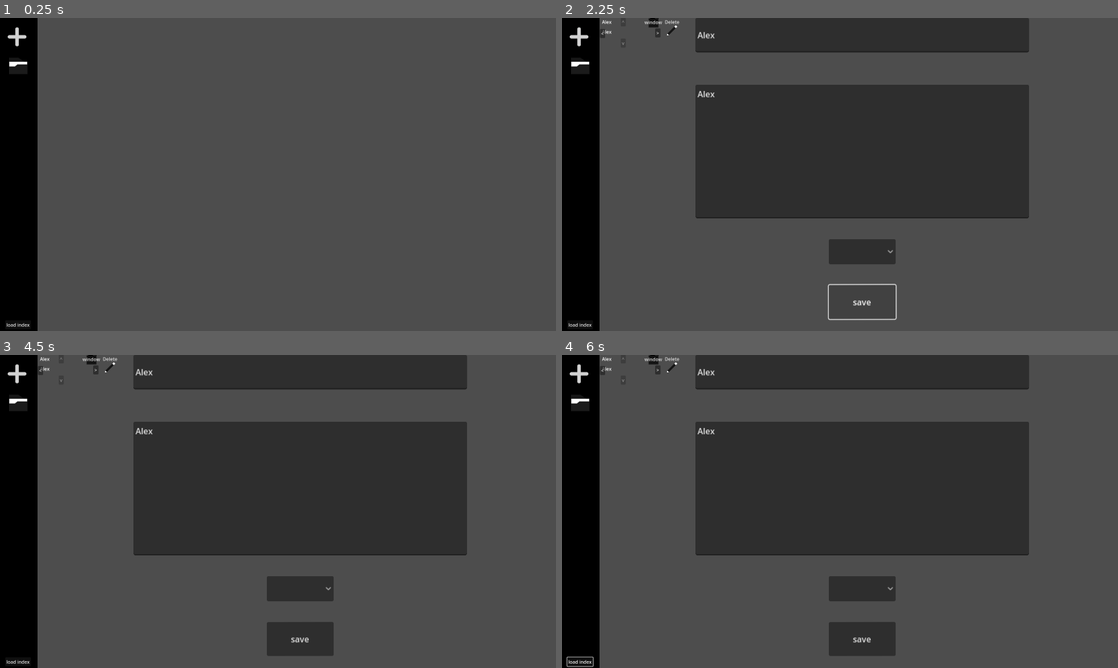
Above: before the commit, frames 1-4 (two rows, left to right).
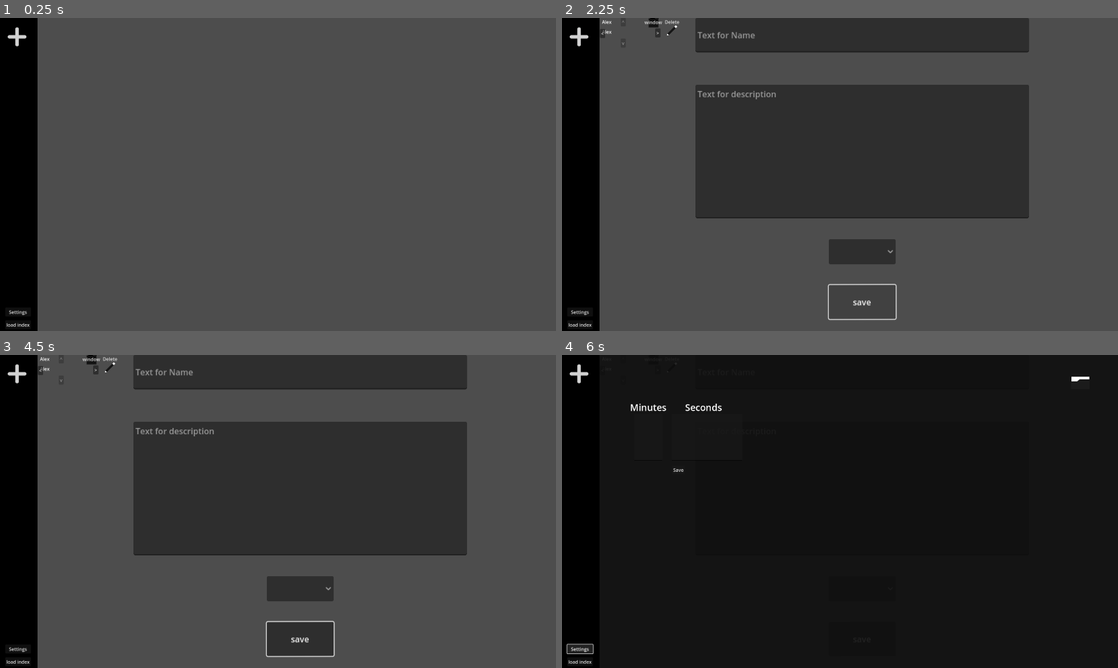
Above: after the commit, the same moments.

Repository: pandapanda135/todo_list
Game: Godot game, scene res://scenes/ui_test.tscn
The game is run twice, just before and just after one commit, with the same random seed, the same clock (stepped at 60 frames per second) and the same inputs.
Inputs (mouse positions are in pixels of both pictures, inside the frame that each line leads up to):
- Up to frame 1 (0.25 s): no input
- Up to frame 2 (2.25 s): click (578, 36) at 0.5 s; click (862, 33) at 1.27 s; type "Alex" at 1.35 s; click (862, 152) at 1.5 s; type "Alex" at 1.58 s; click "save" at 2 s
- Up to frame 3 (4.5 s): click "window" at 2.75 s; click (111, 367) at 3.5 s; click (16, 401) at 4.27 s
- Up to frame 4 (6 s): click "load index" at 5 s; click (578, 649) at 5.75 s, where only the run after the commit has a clickable "Settings"

The runs differ from the first frame. In frame 1, 0.2% of the frame differs, in the area x 1-5%, y 13-96%; in frame 2, 0.4%; in frame 3, 0.6%; in frame 4, 92%, in the area x 0-100%, y 0-100%.

Commit message:
added settings screen and change of save cooldown

Diff:
--- a/scenes/ui_test.tscn
+++ b/scenes/ui_test.tscn
@@ -1,11 +1,14 @@
-[gd_scene load_steps=7 format=3 uid="uid://4ohhu5aryk3p"]
+[gd_scene load_steps=10 format=3 uid="uid://4ohhu5aryk3p"]
 
 [ext_resource type="Texture2D" uid="uid://8nalqu378oa4" path="res://assets/plus.png" id="2_mwutn"]
 [ext_resource type="PackedScene" uid="uid://d1dw4yunexyww" path="res://scenes/Modal.tscn" id="3_a3yvw"]
 [ext_resource type="Script" path="res://scripts/add_note_ui.gd" id="4_70acs"]
 [ext_resource type="Texture2D" uid="uid://r6ym0pf2m5vh" path="res://assets/file.png" id="4_m8enu"]
 [ext_resource type="Script" path="res://scripts/load_index_button.gd" id="4_nbxnp"]
+[ext_resource type="Script" path="res://scripts/settings_button.gd" id="5_hbiq6"]
 [ext_resource type="Script" path="res://scripts/save_location.gd" id="5_tkmw1"]
+[ext_resource type="Script" path="res://scripts/time_input.gd" id="7_cq7uw"]
+[ext_resource type="Script" path="res://scripts/save_time_button.gd" id="7_t3iel"]
 
 [node name="Control" type="Control"]
 layout_mode = 3
@@ -62,21 +65,6 @@
 script = ExtResource("4_70acs")
 metadata/_edit_use_anchors_ = true
 
-[node name="FileLocationButton" type="TextureButton" parent="."]
-top_level = true
-layout_mode = 1
-anchors_preset = -1
-anchor_left = 0.0161458
-anchor_top = 0.12037
-anchor_right = 0.0494792
-anchor_bottom = 0.17963
-grow_horizontal = 0
-grow_vertical = 0
-tooltip_text = "(DEBUG) opens save file location"
-texture_normal = ExtResource("4_m8enu")
-script = ExtResource("5_tkmw1")
-metadata/_edit_use_anchors_ = true
-
 [node name="Button3" type="Button" parent="."]
 top_level = true
 layout_mode = 0
@@ -87,6 +75,90 @@
 text = "load index"
 script = ExtResource("4_nbxnp")
 
+[node name="SettingsButton" type="Button" parent="."]
+top_level = true
+layout_mode = 0
+offset_left = 18.0
+offset_top = 999.0
+offset_right = 107.0
+offset_bottom = 1030.0
+text = "Settings"
+script = ExtResource("5_hbiq6")
+
+[node name="ColorRect" type="ColorRect" parent="SettingsButton"]
+visible = false
+layout_mode = 0
+offset_left = 112.0
+offset_top = -999.0
+offset_right = 2591.0
+offset_bottom = 81.0
+color = Color(0.054902, 0.054902, 0.054902, 0.901961)
+
+[node name="FileLocationButton" type="TextureButton" parent="SettingsButton/ColorRect"]
+top_level = true
+layout_mode = 1
+anchors_preset = -1
+anchor_left = 0.915625
+anchor_top = 0.05
+anchor_right = 0.948958
+anchor_bottom = 0.10926
+grow_horizontal = 0
+grow_vertical = 0
+tooltip_text = "opens save file location"
+texture_normal = ExtResource("4_m8enu")
+script = ExtResource("5_tkmw1")
+metadata/_edit_use_anchors_ = true
+
+[node name="SaveTimeHandler" type="Control" parent="SettingsButton/ColorRect"]
+anchors_preset = 0
+offset_right = 40.0
+offset_bottom = 40.0
+
+[node name="MinutesInput" type="LineEdit" parent="SettingsButton/ColorRect/SaveTimeHandler"]
+layout_mode = 0
+offset_left = 119.0
+offset_top = 203.0
+offset_right = 217.0
+offset_bottom = 365.0
+max_length = 2
+script = ExtResource("7_cq7uw")
+
+[node name="SecondsInput" type="LineEdit" parent="SettingsButton/ColorRect/SaveTimeHandler"]
+layout_mode = 0
+offset_left = 249.0
+offset_top = 203.0
+offset_right = 493.0
+offset_bottom = 365.0
+max_length = 2
+script = ExtResource("7_cq7uw")
+
+[node name="SaveButton" type="Button" parent="SettingsButton/ColorRect/SaveTimeHandler"]
+layout_mode = 0
+offset_left = 250.0
+offset_top = 381.0
+offset_right = 294.0
+offset_bottom = 412.0
+text = "Save"
+script = ExtResource("7_t3iel")
+
+[node name="MinutesLabel" type="Label" parent="SettingsButton/ColorRect/SaveTimeHandler"]
+layout_mode = 0
+offset_left = 105.0
+offset_top = 158.0
+offset_right = 231.0
+offset_bottom = 203.0
+theme_override_font_sizes/font_size = 32
+text = "Minutes"
+
+[node name="SecondsLabel" type="Label" parent="SettingsButton/ColorRect/SaveTimeHandler"]
+layout_mode = 0
+offset_left = 295.0
+offset_top = 158.0
+offset_right = 422.0
+offset_bottom = 203.0
+theme_override_font_sizes/font_size = 32
+text = "Seconds"
+
 [node name="ColorRect" type="ColorRect" parent="."]
 layout_mode = 0
 offset_right = 130.0
--- a/scripts/description_save.gd
+++ b/scripts/description_save.gd
@@ -1,18 +1,7 @@
-extends Node
-
-var saved_text:String= ""
-
-func _ready() -> void:
-	self.text_changed.connect(_on_text_changed)
-
-func _on_text_changed() -> void:
-	if self.text == "":
-		print("empty description")
-	else:
-		saved_text = self.text
+extends text_manager
 
 func save() -> String:
-	var save_String_2:String = saved_text
-	saved_text = ""
+	var save_String_2:String = self.text
+	self.text = ""
 	print(save_String_2)
 	return save_String_2
--- a/scripts/node_script.gd
+++ b/scripts/node_script.gd
@@ -14,7 +14,7 @@
 
 @onready var root:Window = get_tree().get_root()
 var timer_running:bool = false
-@export var index_saving_timer:int = 300 # this will not be a const as maybe allow user to change at runtime
+var index_saving_timer:int = SaveSystem.save_cooldown
 
 func _ready() -> void:
 	var save_edit_button = get_node("ModalController/HFlowContainer/Control/SaveButton")
--- a/scripts/save_system.gd
+++ b/scripts/save_system.gd
@@ -1,9 +1,6 @@
 extends Node
 
 signal load_node_signal
-
-@onready var label_title_node: Label = get_parent().get_node("/root/Control/TitleLabel")
-@onready var label_description_node: Label = get_parent().get_node("/root/Control/DescriptionLabel")
 
 @onready var control:Control = get_parent().get_node("/root/Control")
 
@@ -17,6 +14,8 @@
 var selected_json_file:String
 
 var check_save_amount_correct:bool = true
+
+var save_cooldown:int = 300
 
 const NOTE_NODE:String = "res://scenes/individual_node_test.tscn"
 const SAVE_PATH_VARIABLES:String = "user://variables.json"
@@ -167,7 +166,9 @@
 
 func load_note(save_file:String,label_title:Node,label_description:Node,is_from_save:bool = false,node_arg:Control = null) -> void:
 	print("save_file",save_file)
-	var current_index:int = node_arg.call("save")
+	var current_index:int
+	if node_arg != null:
+		current_index = node_arg.call("save")
 	var value:Dictionary
 	if is_from_save == true: # is_from_save is also used in add_or_change_node to see if this is being called from save_note I know its bad and I also hate it but it works and I already made a mistake adding index saving
 		value = load_reusable(save_file,current_index,false)
@@ -292,7 +293,7 @@
 		node.node_made.emit() # should fix issues with arrows not being correctly disabled
 
 # handles variables file
-func save_variables() -> void:
+func save_variables() -> void: #TODO: save time_cooldown here (probably)
 	var save_file := FileAccess.open(SAVE_PATH_VARIABLES, FileAccess.WRITE)
 	var json_string:String = JSON.stringify(save_amount + 1)
 
--- /dev/null
+++ b/scripts/save_time_button.gd
@@ -0,0 +1,12 @@
+extends interact_button
+
+func _on_pressed() -> void:
+	var minutes:LineEdit = get_parent().find_child("MinutesInput")
+	var seconds:LineEdit = get_parent().find_child("SecondsInput")
+	if minutes.saved_text == "" or seconds.saved_text == "":
+		print("no value")
+		return
+	var minutes_value:int = str_to_var(minutes.saved_text) * 60
+	var seconds_value:int = str_to_var(seconds.saved_text)
+	var time:int = minutes_value + seconds_value
+	SaveSystem.save_cooldown = time
--- a/scripts/save_title.gd
+++ b/scripts/save_title.gd
@@ -1,19 +1,7 @@
-extends LineEdit
-
-var saved_text:String = "THIS IS THE DEFAULT VALUE"
-
-func _ready() -> void:
-	self.text_changed.connect(_text_changed)
-
-func _text_changed(submitted_text) -> void:
-	if submitted_text == "" or self.text == "":
-		print("empty description")
-	else:
-		print("_text_submitted ",submitted_text)
-		saved_text = submitted_text
+extends text_manager
 
 func save() -> String:
 	print("ThIS iS THE SAVE TEXT",saved_text)
-	var save_string:String = saved_text
-	saved_text = ""
+	var save_string:String = self.text
+	self.text = ""
 	return save_string
--- /dev/null
+++ b/scripts/settings_button.gd
@@ -0,0 +1,4 @@
+extends interact_button
+
+func _on_pressed() -> void:
+	get_child(0).visible = not get_child(0).visible
--- /dev/null
+++ b/scripts/time_input.gd
@@ -0,0 +1,10 @@
+extends text_manager
+
+func _text_changed(submitted_text) -> void:
+	var result:RegExMatch = regex.search(submitted_text)
+	if submitted_text == "" or result == null:
+		self.text = ""
+		print("empty or bad")
+	else:
+		print("_text_submitted ",submitted_text)
+		saved_text = submitted_text
--- /dev/null
+++ b/scripts/time_manager_class.gd
@@ -0,0 +1,11 @@
+class_name text_manager extends Node
+
+var saved_text:String = ""
+var regex:RegEx = RegEx.new()
+func _ready() -> void:
+	self.text_changed.connect(_text_changed)
+	regex.compile(r"^\d+$")
+
+func _text_changed(submitted_text) -> void:
+	print("ASSIGN _TEXT_CHANGED",submitted_text)
+	pass
